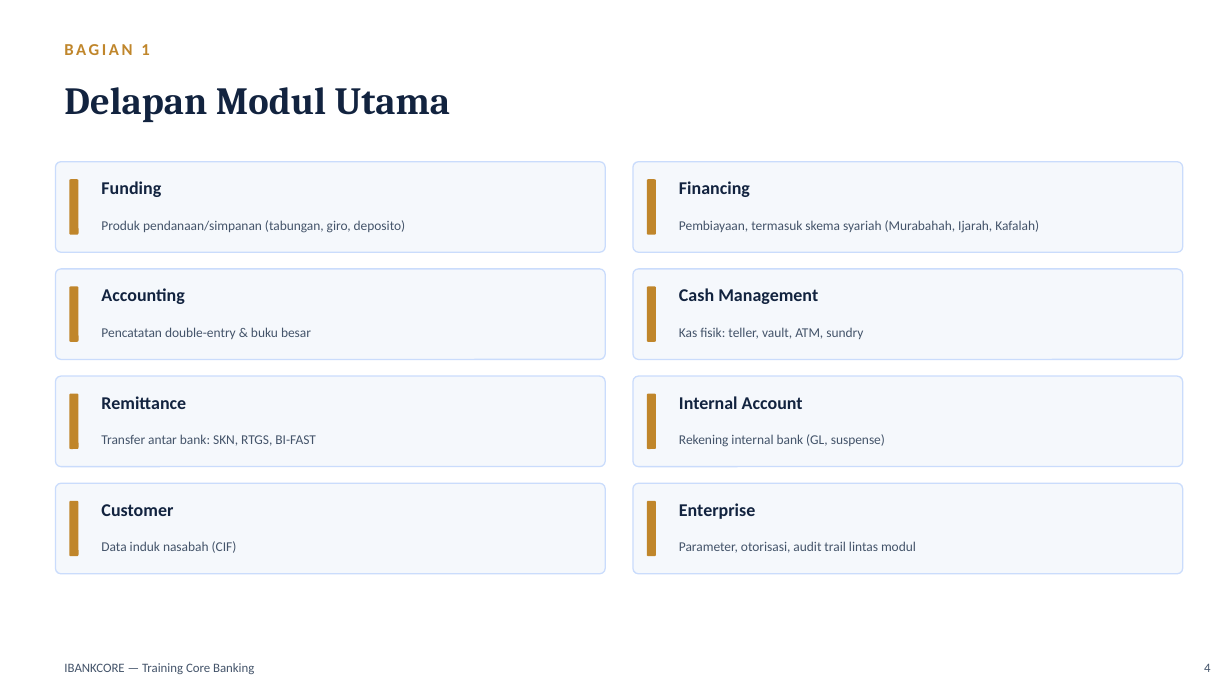
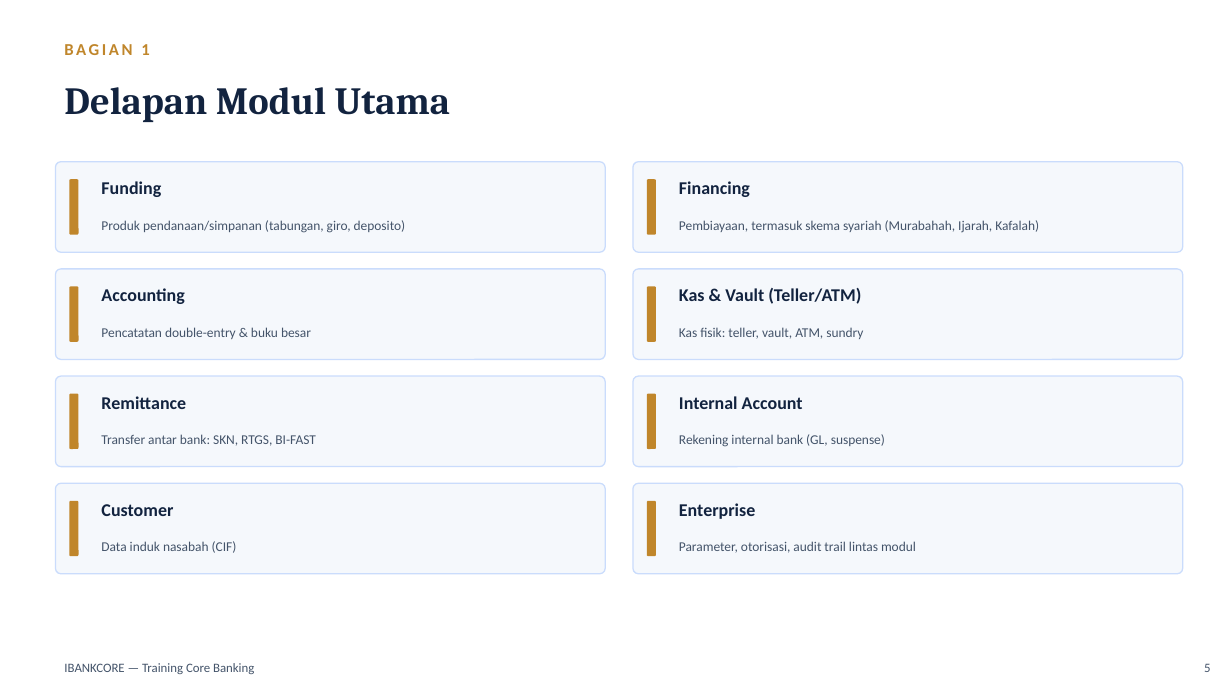
Before and after one commit to wisnu/ibankcore-training-materials, a slide deck: slide 5 of dist/materi_training_ibankcore.pptx (slide 4 before the commit). Drawn at 1232x693 pixels with LibreOffice and Linux fonts; fonts in the diff are those of the drawing. Boxes give left, top, right and bottom in pixels: in the first picture for what was removed or moved away, otherwise in the second. Text is boxed around its words. In the diff, an @@ line names an element or a change of style, - is before the commit and + after.

Commit message:
Add product/security/ops topics; rename Cash Management to Kas & Vault
Expand training materi/slides with additional topics discovered from
core/enterprise codebase: Deposito, Kliring, Teller/Counter, QRIS/VA,
Host-to-Host/REST API, Corporate Banking, CIF, Biller/Remittance, Dana
Haji, batch EOD/BOD, backup/DR, and maker-checker/security/audit.

Also rename the "Cash Management" module to "Kas & Vault (Teller/ATM)"
across diagrams, materi, and slides to avoid confusion with the
industry term "Cash Management System" (corporate CIF web portal),
which is a different thing from this internal physical-cash module.
Regenerate all diagram PNGs and rebuild dist/docx+pptx accordingly.

```diff
--- a/dist/materi_training_ibankcore.pptx
+++ b/dist/materi_training_ibankcore.pptx
@@ text at (679,288,861,304): text changed @@
-Cash Management
+Kas & Vault (Teller/ATM)
@@ text at (1204,663,1210,672): text changed @@
-4
+5
```
Also in this commit, not shown: 11 other slides changed, 5 slides added, 8 other files.
